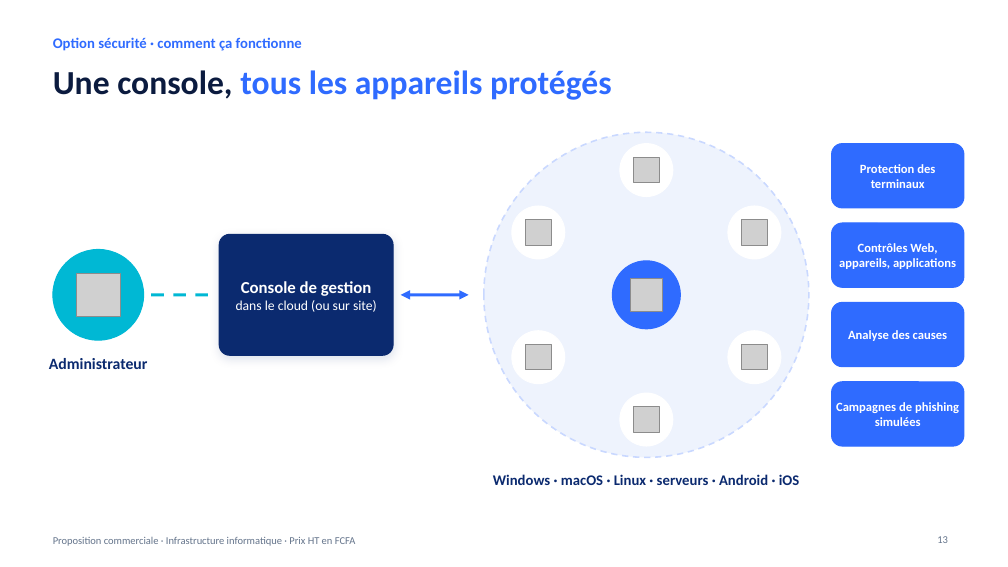
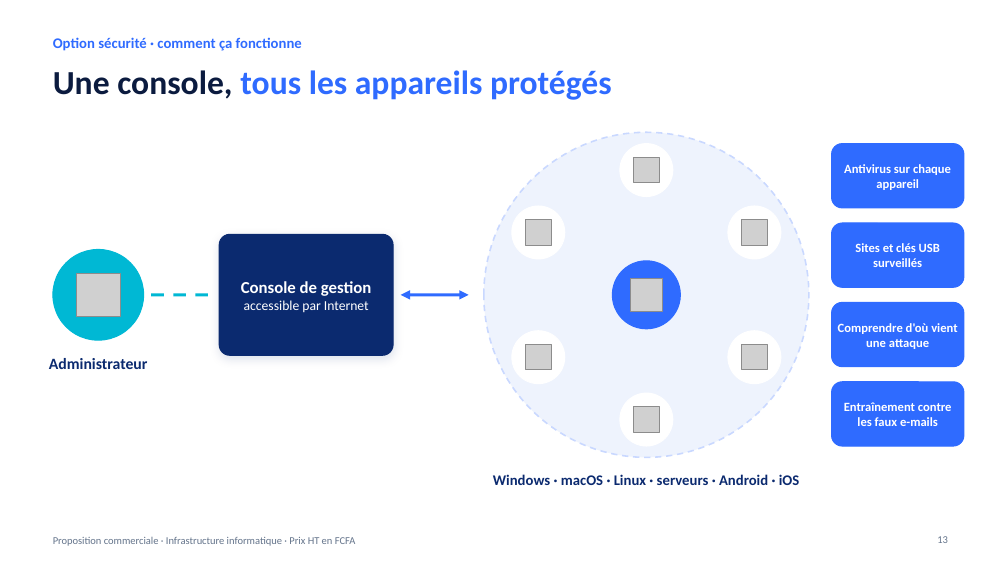
Before and after one commit to meledjearmel/others-documents, a slide deck: slide 13 of proposition-serveur/Proposition_Serveur_Proxmox_WindowsServer.pptx. Drawn at 1008x567 pixels with LibreOffice and Linux fonts; fonts in the diff are those of the drawing; grey boxes stand for pictures; background and template pictures are left out. Boxes give left, top, right and bottom in pixels: in the first picture for what was removed or moved away, otherwise in the second. Text is boxed around its words. In the diff, an @@ line names an element or a change of style, - is before the commit and + after.

```diff
--- a/proposition-serveur/Proposition_Serveur_Proxmox_WindowsServer.pptx
+++ b/proposition-serveur/Proposition_Serveur_Proxmox_WindowsServer.pptx
@@ text at [844,164,951,190]: text changed @@
-Protection des terminaux
+Antivirus sur chaque appareil
@@ text at [855,243,940,267]: text changed @@
-Contrôles Web, appareils, applications
+Sites et clés USB surveillés
@@ text at [244,300,369,312]: text changed @@
-dans le cloud (ou sur site)
+accessible par Internet
@@ text at [838,323,957,349]: text changed @@
-Analyse des causes
+Comprendre d'où vient une attaque
@@ text at [844,402,952,426]: text changed @@
-Campagnes de phishing simulées
+Entraînement contre les faux e-mails
```
Also in this commit, not shown: 12 other slides changed, 1 slide added, 1 other file.
